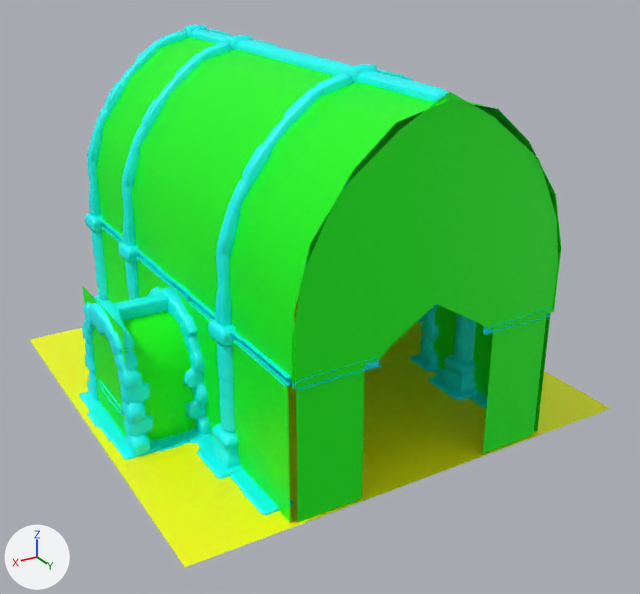
Renders of the FBX model RogueLike/Assets/Environment/Rooms/Hallways/Hallway_Straight_1.fbx from each side of a commit.
Before and after are seen from a 50 mm lens placed at (10.94, 19.43, 11.85), pointed at (-0.26, 0.76, 2.52). Every picture has the same lights, and +X, +Y and +Z are marked at lower left. Where no turn or scale is listed for an object, it has been applied to the vertices.

Names of what the first picture shows: 'Room_Straight_1:FloorStraightPiece_1FinishedRooms', 'Room_Straight_1:StraightPiece_1FinishedRoomsFrame', 'Room_Straight_1:StraightPiece_1FinishedRoomsWalls'.
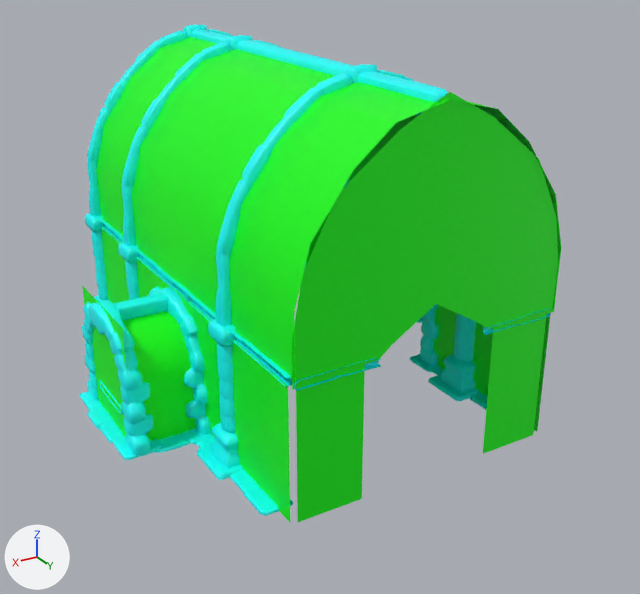
The change in detail:
Object 'Room_Straight_1:FloorStraightPiece_1FinishedRooms' (ob_room_straight_1_floorstraightpiece_1finishedrooms) is deleted.

Pixel boxes [x1, y1, x2, y2] of what changed, in the pictures (640 x 594 px):
'Room_Straight_1:FloorStraightPiece_1FinishedRooms', deleted (yellow)
    before: [30, 290, 611, 567]
